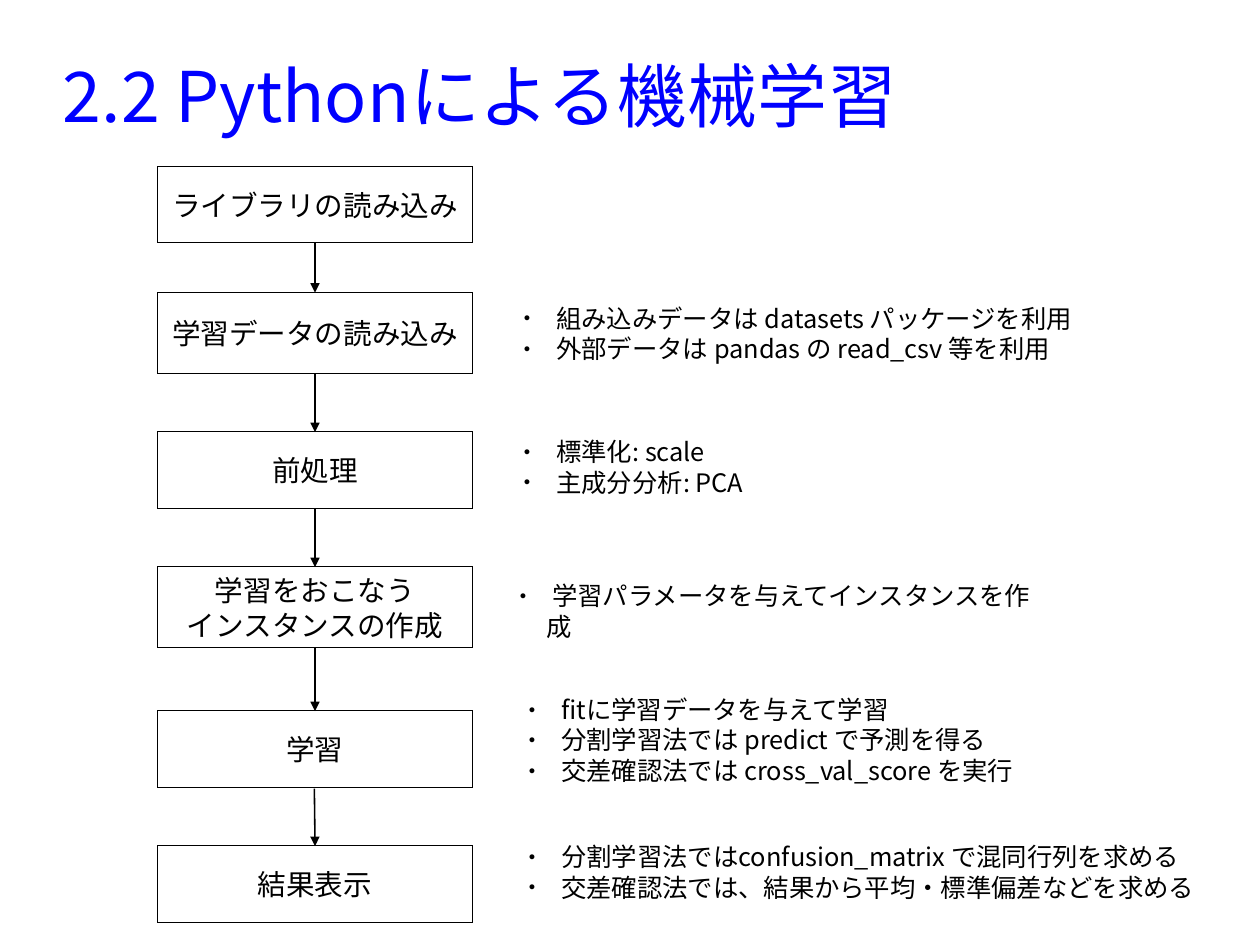
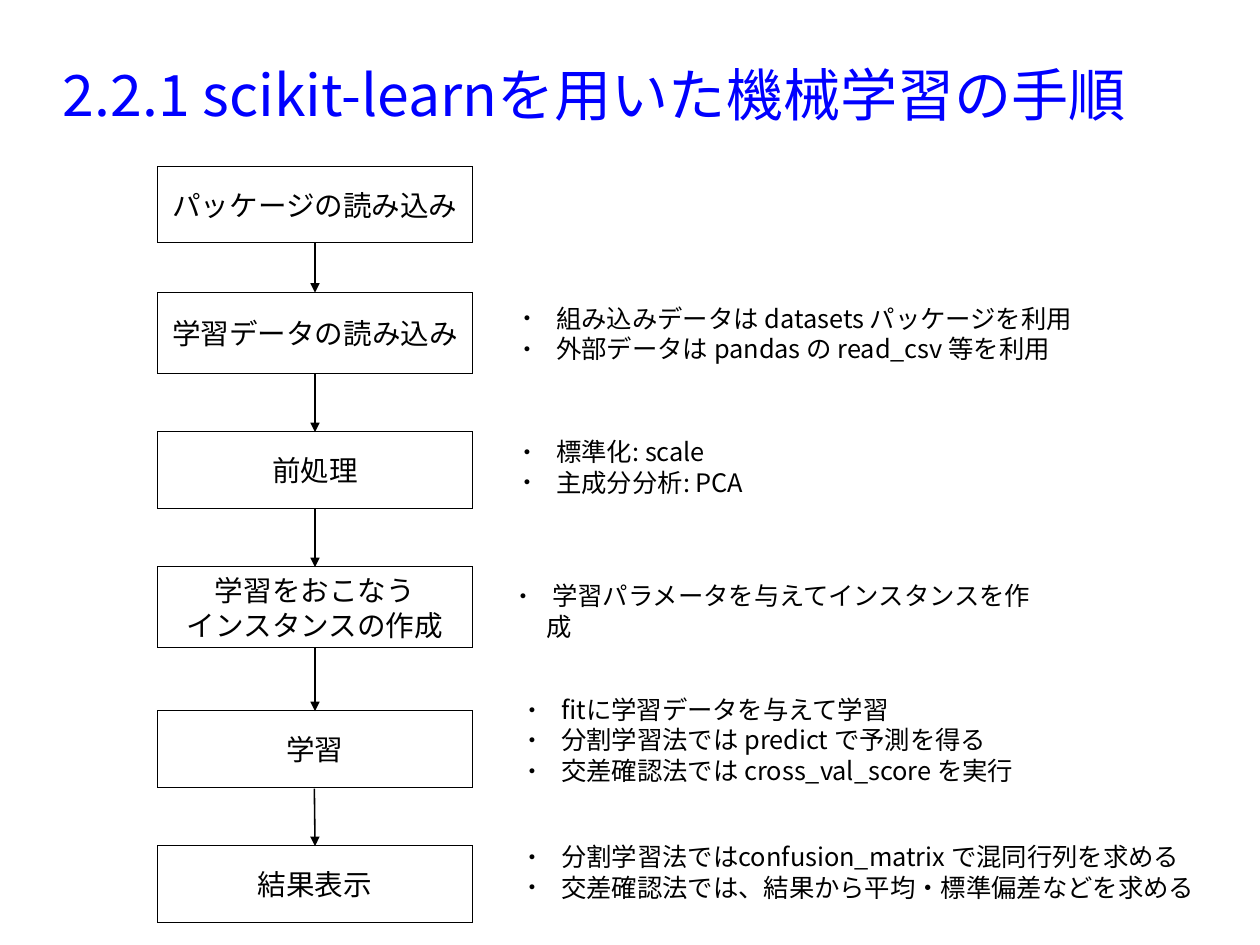
Before and after one commit to MasahiroAraki/MLCourse, a slide deck: slide 3 of slide/chap02-python.odp. Drawn at 1260x945 pixels with LibreOffice and Linux fonts; fonts in the diff are those of the drawing. Boxes give left, top, right and bottom in pixels: in the first picture for what was removed or moved away, otherwise in the second. Text is boxed around its words. In the diff, an @@ line names an element or a change of style, - is before the commit and + after.

```diff
--- a/slide/chap02-python.odp
+++ b/slide/chap02-python.odp
@@ title at (63, 67, 1126, 121): text changed; size 44 to 36 pt @@
-2.2 Pythonによる機械学習
+2.2.1 scikit-learnを用いた機械学習の手順
@@ text in rectangle at (172, 192, 457, 218): text changed @@
-ライブラリの読み込み
+パッケージの読み込み
```
Also in this commit, not shown: 8 other slides changed, 11 slides added, 1 other file.
